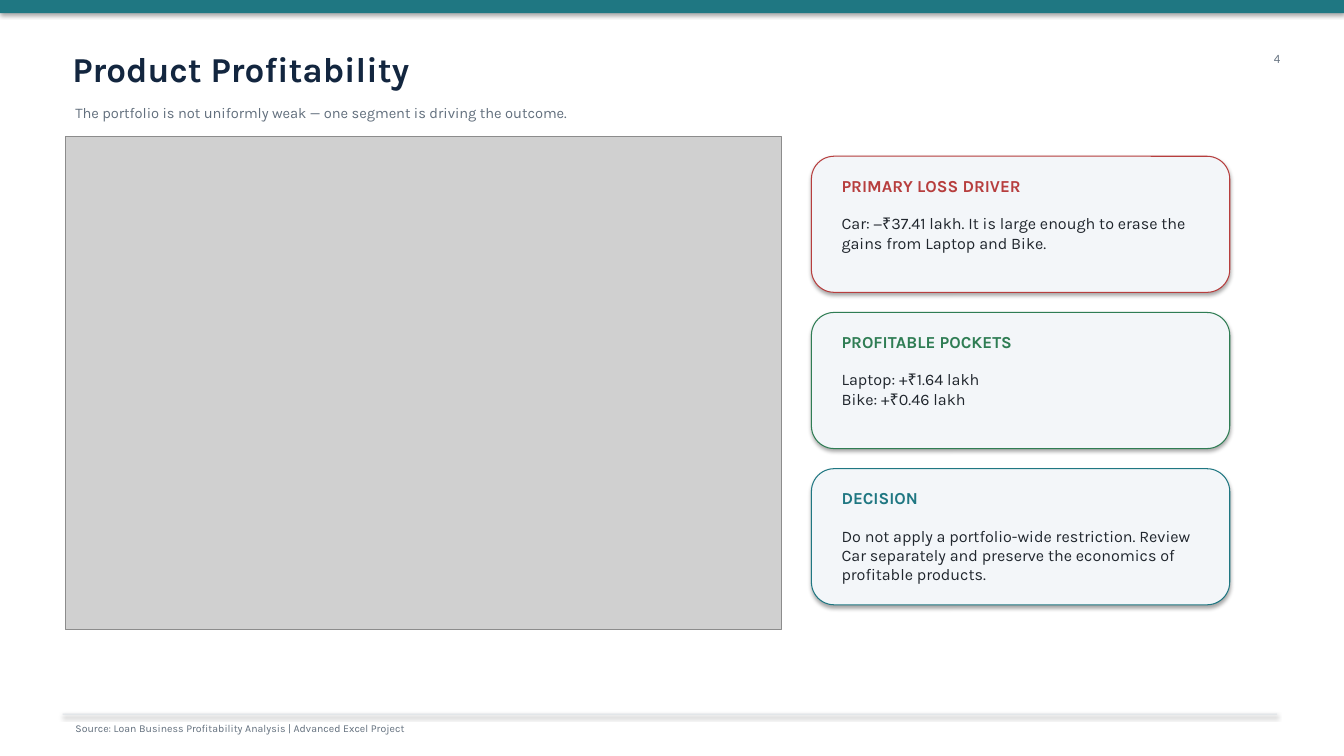
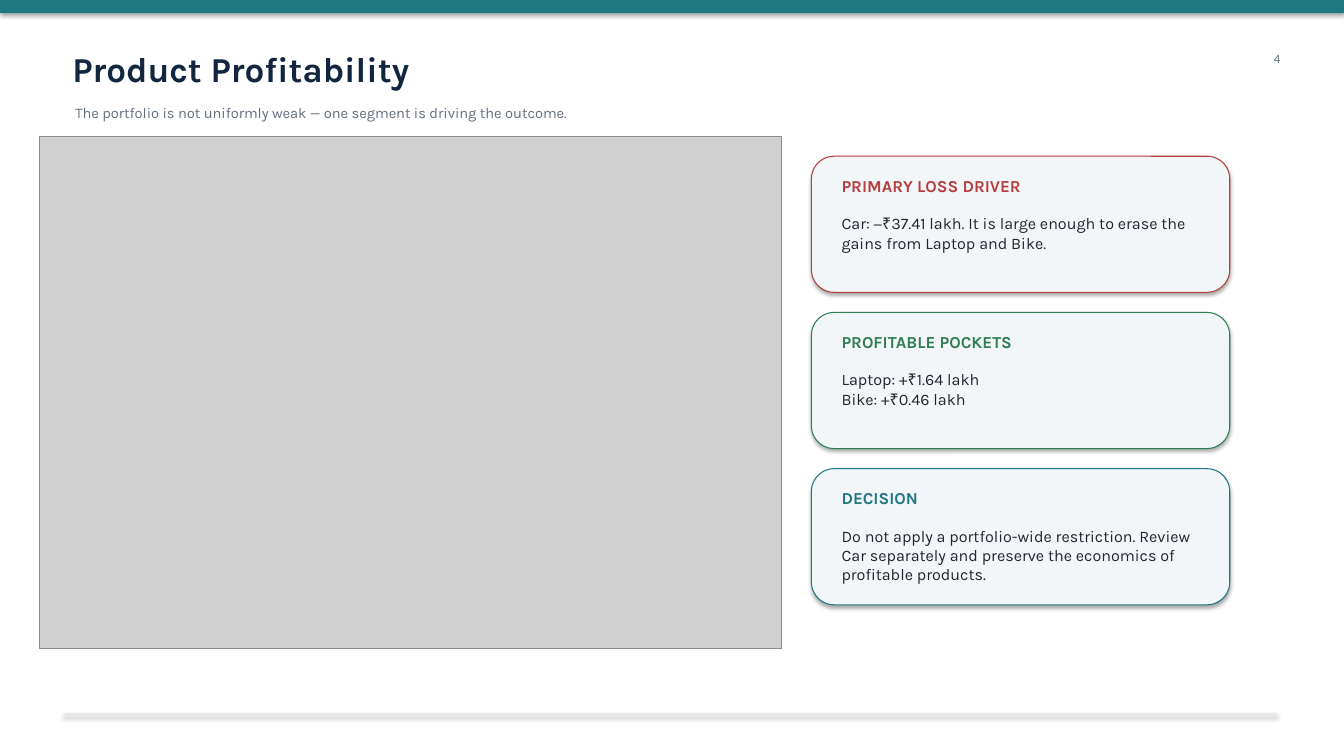
Before and after one commit to Tufanbera/Loan-Portfolio-Profitability-Risk-Analytics, a slide deck: slide 4 of Loan_Business_Profitability_Risk_Analysis.pptx. Drawn at 1344x756 pixels with LibreOffice and Linux fonts; fonts in the diff are those of the drawing; grey boxes stand for pictures. Boxes give left, top, right and bottom in pixels: in the first picture for what was removed or moved away, otherwise in the second. Text is boxed around its words. In the diff, an @@ line names an element or a change of style, - is before the commit and + after.

```diff
--- a/Loan_Business_Profitability_Risk_Analysis.pptx
+++ b/Loan_Business_Profitability_Risk_Analysis.pptx
@@ picture: place and size @@
-picture at [66,136,781,630]
+picture at [39,136,781,648]
@@ text removed at [75,725,405,735] @@
-Source: Loan Business Profitability Analysis | Advanced Excel Project
```
Also in this commit, not shown: 10 other slides changed.
